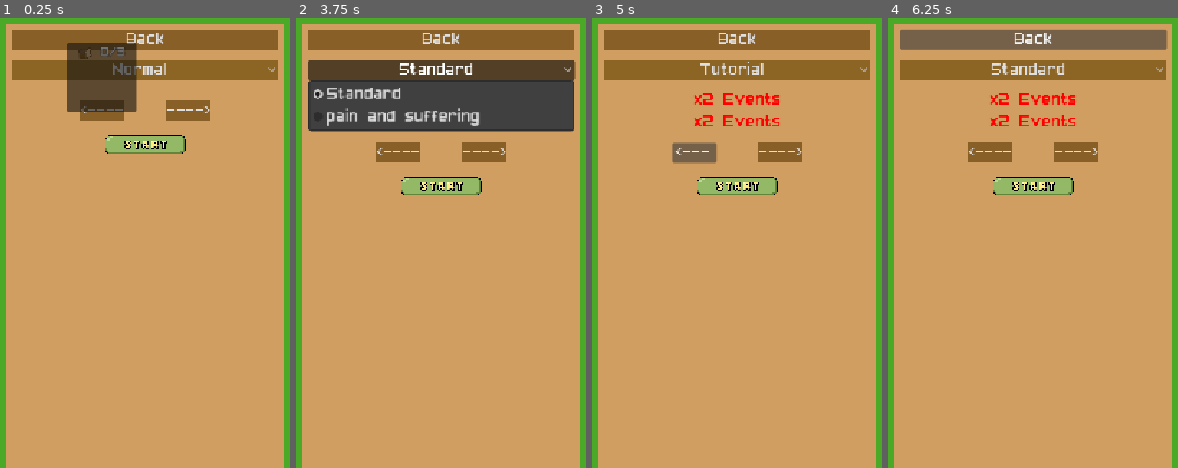
Above: before the commit, frames 1-4 (left to right).
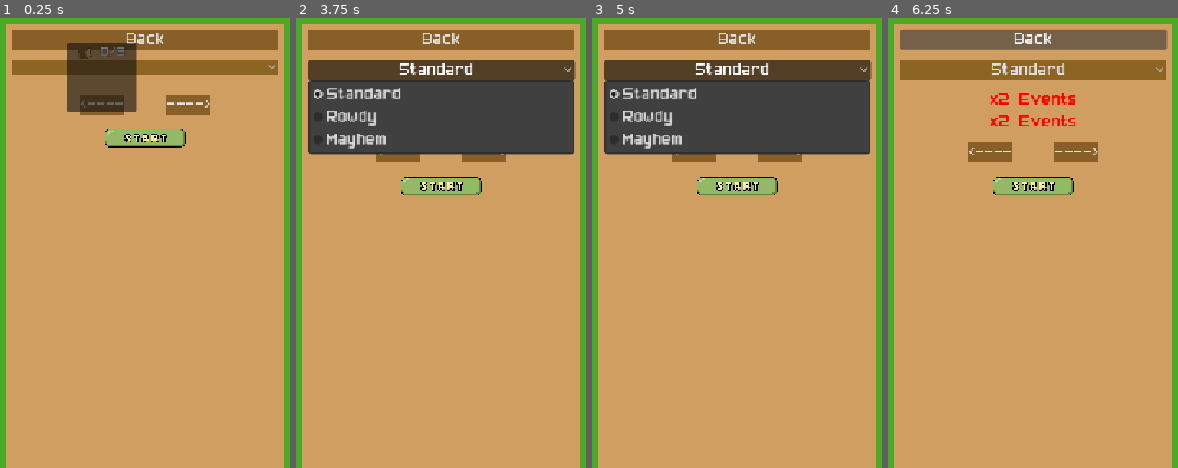
Above: after the commit, the same moments.

Repository: T3rryTim3/mhs-gamedev-02
Game: Godot game, scene res://scenes/UI/select.tscn
The game is run twice, just before and just after one commit, with the same random seed, the same clock (stepped at 60 frames per second) and the same inputs. This scene is started directly instead of the project's main scene.
Inputs (mouse positions are in pixels of both pictures, inside the frame that each line leads up to; where the layout moved, square brackets give the same spot in the first picture):
- Up to frame 1 (0.25 s): no input
- Up to frame 2 (3.75 s): click (441, 67) at 0.5 s; click (441, 67) at 1.25 s; click (441, 139) [441, 144] at 2 s; click (441, 184) at 2.75 s; click "Standard" at 3.5 s
- Up to frame 3 (5 s): click "<----" at 4.25 s
- Up to frame 4 (6.25 s): click "---->" at 5 s; click "Back" at 5.75 s

The runs differ from the first frame. In frame 1, 3.5% of the frame differs, in the area x 4-96%, y 10-31%; in frame 2, 5.7%; in frame 3, 20%, in the area x 4-97%, y 9-33%; in frame 4, nothing differs.
Error before the commit: Invalid call. Nonexistent function '_load_scene' in base 'Nil'. (res://select.gd:89)
Error after the commit: Invalid call. Nonexistent function '_load_scene' in base 'Nil'. (res://select.gd:97)

Commit message:
difficulty settings

Diff:
--- /dev/null
+++ b/projects/mhsdev-02/Custom.tscn
@@ -0,0 +1,60 @@
+[gd_scene format=3 uid="uid://cchnokankdptx"]
+
+[node name="Control" type="Control"]
+layout_mode = 3
+anchors_preset = 15
+anchor_right = 1.0
+anchor_bottom = 1.0
+grow_horizontal = 2
+grow_vertical = 2
+
+[node name="VBoxContainer" type="VBoxContainer" parent="."]
+layout_mode = 1
+anchors_preset = 15
+anchor_right = 1.0
+anchor_bottom = 1.0
+grow_horizontal = 2
+grow_vertical = 2
+size_flags_horizontal = 3
+theme_override_constants/separation = 17
+
+[node name="HSlider" type="HSlider" parent="VBoxContainer"]
+layout_mode = 2
+min_value = 1.0
+max_value = 5.0
+value = 1.0
+
+[node name="HSlider2" type="HSlider" parent="VBoxContainer"]
+layout_mode = 2
+min_value = 0.5
+max_value = 5.0
+step = 0.5
+value = 0.5
+
+[node name="HSlider3" type="HSlider" parent="VBoxContainer"]
+layout_mode = 2
+min_value = 1.0
+max_value = 5.0
+step = 0.5
+value = 1.0
+
+[node name="HSlider4" type="HSlider" parent="VBoxContainer"]
+layout_mode = 2
+min_value = 1.0
+max_value = 5.0
+step = 0.5
+value = 1.0
+
+[node name="HSlider5" type="HSlider" parent="VBoxContainer"]
+layout_mode = 2
+min_value = 0.5
+max_value = 2.0
+step = 0.5
+value = 1.0
+
+[node name="HSlider6" type="HSlider" parent="VBoxContainer"]
+layout_mode = 2
+min_value = 0.5
+max_value = 3.0
+step = 0.5
+value = 0.5
--- a/projects/mhsdev-02/scenes/UI/select.tscn
+++ b/projects/mhsdev-02/scenes/UI/select.tscn
@@ -45,12 +45,9 @@
 alignment = 1
 selected = 0
 item_count = 3
-popup/item_0/text = "Normal"
 popup/item_0/id = 0
-popup/item_1/text = "Hard"
 popup/item_1/id = 1
-popup/item_2/text = "Custom"
-popup/item_2/id = 2
+popup/item_2/id = 0
 
 [node name="Descriptions" type="VBoxContainer" parent="PanelContainer/MarginContainer/VBoxContainer"]
 layout_mode = 2
--- a/projects/mhsdev-02/scripts/Singletons/general_config.gd
+++ b/projects/mhsdev-02/scripts/Singletons/general_config.gd
@@ -1,10 +1,15 @@
 extends Node
 
 enum GameDifficulties {
+	TUTORIAL,
 	FIELD_STANDARD,
-	MEDIUM,
-	HARD,
-	PAIN_AND_SUFFERING
+	FIELD_ROWDY,
+	FIELD_MAYHEM,
+	FIELD_ENDLESS,
+	TUNDRA_STANDARD,
+	TUNDRA_ROWDY,
+	TUNDRA_MAYHEM,
+	TUNDRA_ENDLESS
 }
 
 var PLAYER_BASE_MOVE_SPEED = 100 # Base movement speed
@@ -33,25 +38,76 @@
 
 func get_difficulty_level_data(difficulty: GameDifficulties) -> Level.LevelData:
 	match difficulty:
+		GameDifficulties.TUTORIAL:
+			var data = Level.LevelData.new()
+			data.event_cooldown = 60
+			#data.temperature = 0
+			return data
+
+		#Field Settings
+
 		GameDifficulties.FIELD_STANDARD:
 			var data = Level.LevelData.new()
+			data.event_cooldown = 55
+			#data.temperature = -1
+			return data
+
+		GameDifficulties.FIELD_ROWDY:
+			var data = Level.LevelData.new()
+			data.event_cooldown = 45
+			#data.temperature = -1
+			data.events = 1.5
+			data.thirst_multi = 1.2
+			data.hunger_multi = 1.2
+			return data
+
+		GameDifficulties.FIELD_MAYHEM:
+			var data = Level.LevelData.new()
+			data.event_cooldown = 35
+			#data.temperature = -2
+			data.events = 1.5
+			data.thirst_multi = 1.5
+			data.hunger_multi = 1.5
+			return data
+
+		GameDifficulties.FIELD_ENDLESS:
+			var data = Level.LevelData.new()
+			data.event_cooldown = 55
+			#data.temperature = -1
+			return data
+
+		#Tundra Settings
+
+		GameDifficulties.TUNDRA_STANDARD:
+			var data = Level.LevelData.new()
 			data.event_cooldown = 60
-			data.strength_per_minute = 5
+			#data.temperature = -3
+			data.thirst_multi = 1.25
+			data.hunger_multi = 0.8
 			return data
-		GameDifficulties.MEDIUM:
+
+		GameDifficulties.TUNDRA_ROWDY:
 			var data = Level.LevelData.new()
-			data.event_cooldown = 30
-			data.strength_per_minute = 10
+			data.event_cooldown = 50
+			#data.temperature = -4
+			data.thirst_multi = 1.5
+			data.hunger = 1
 			return data
-		GameDifficulties.HARD:
+
+		GameDifficulties.TUNDRA_MAYHEM:
 			var data = Level.LevelData.new()
-			data.event_cooldown = 15
-			data.strength_per_minute = 20
+			data.event_cooldown = 40
+			#data.temperature = -5
+			data.thirst_multi = 1.5
+			data.hunger_multi = 1.25
 			return data
-		GameDifficulties.PAIN_AND_SUFFERING:
+
+		GameDifficulties.TUNDRA_ENDLESS:
 			var data = Level.LevelData.new()
-			data.event_cooldown = 1
-			data.strength_per_minute = 200
+			data.event_cooldown = 60
+			#data.temperature = -3
+			data.thirst_multi = 1.25
+			data.hunger_multi = 0.8
 			return data
 		_:
 			return Level.LevelData.new()
--- a/projects/mhsdev-02/select.gd
+++ b/projects/mhsdev-02/select.gd
@@ -15,11 +15,19 @@
 				]
 			},
 			{
-				"name": "pain and suffering",
-				"leveldata": Config.GameDifficulties.PAIN_AND_SUFFERING,
+				"name": "Rowdy",
+				"leveldata": Config.GameDifficulties.FIELD_ROWDY,
 				"desc": [
-					["The Suffering.", Color(1,0,0)],
-					["The Pain.", Color(1,0,0)]
+					["2x Events", Color(1,0,0)],
+					["2x Events", Color(1,0,0)]
+				]
+			},
+			{
+				"name": "Mayhem",
+				"leveldata": Config.GameDifficulties.FIELD_MAYHEM,
+				"desc": [
+					["Events", Color(1,0,0)],
+					["Events", Color(1,0,0)]
 				]
 			}
 		]
@@ -31,7 +39,7 @@
 		"modes": [
 			{
 				"name": "Tutorial",
-				"leveldata": Config.GameDifficulties.MEDIUM,
+				"leveldata": Config.GameDifficulties.TUTORIAL,
 				"desc": [
 					["x2 Events", Color(1,0,0)],
 					["x2 Events", Color(1,0,0)]
